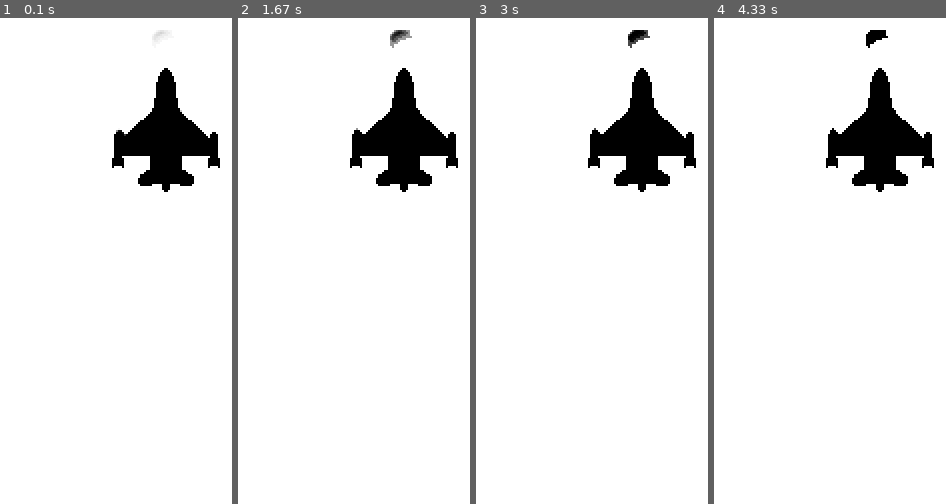
Above: before the commit, frames 1-4 (left to right).
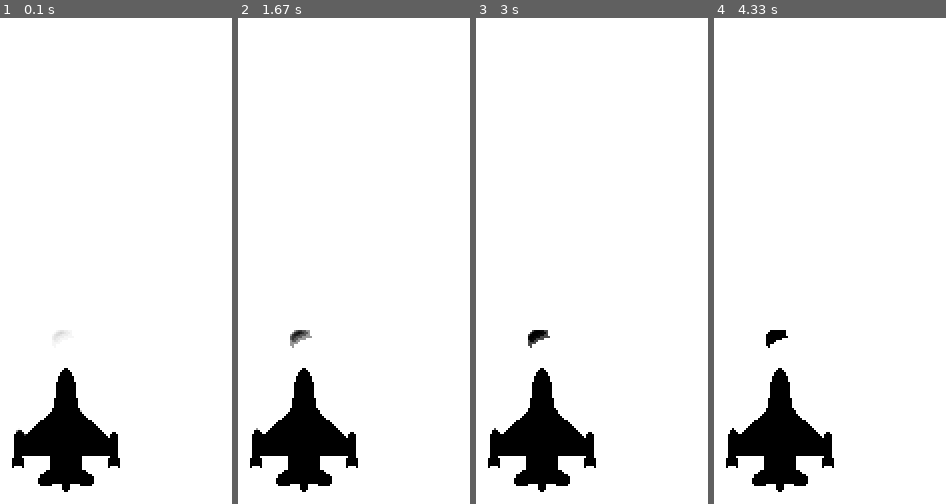
Above: after the commit, the same moments.

Repository: eunsu28/pygame_project
Game: pygame game, started from main.py
Two runs of this game, one before a commit and one after it. Both use one fixed random seed, a clock stepped at 60 frames per second and the inputs below.
Inputs:
- Up to frame 1 (0.1 s): no input
- Up to frame 2 (1.67 s): no input
- Up to frame 3 (3 s): no input
- Up to frame 4 (4.33 s): no input

The runs differ from the first frame. In frame 1, 11% of the frame differs, in the area x 5-95%, y 2-98%; in frame 2, 11%; in frame 3, 11%; in frame 4, 11%.

Commit message:
dfdfafda

Diff:
--- a/main.py
+++ b/main.py
@@ -18,7 +18,7 @@
             pygame.quit()
             sys.exit()
     #write your code
-    DISPLAYSURF.blit(character, (250,250))
+    DISPLAYSURF.blit(character, (200,400))
     #
     pygame.display.update()
 
